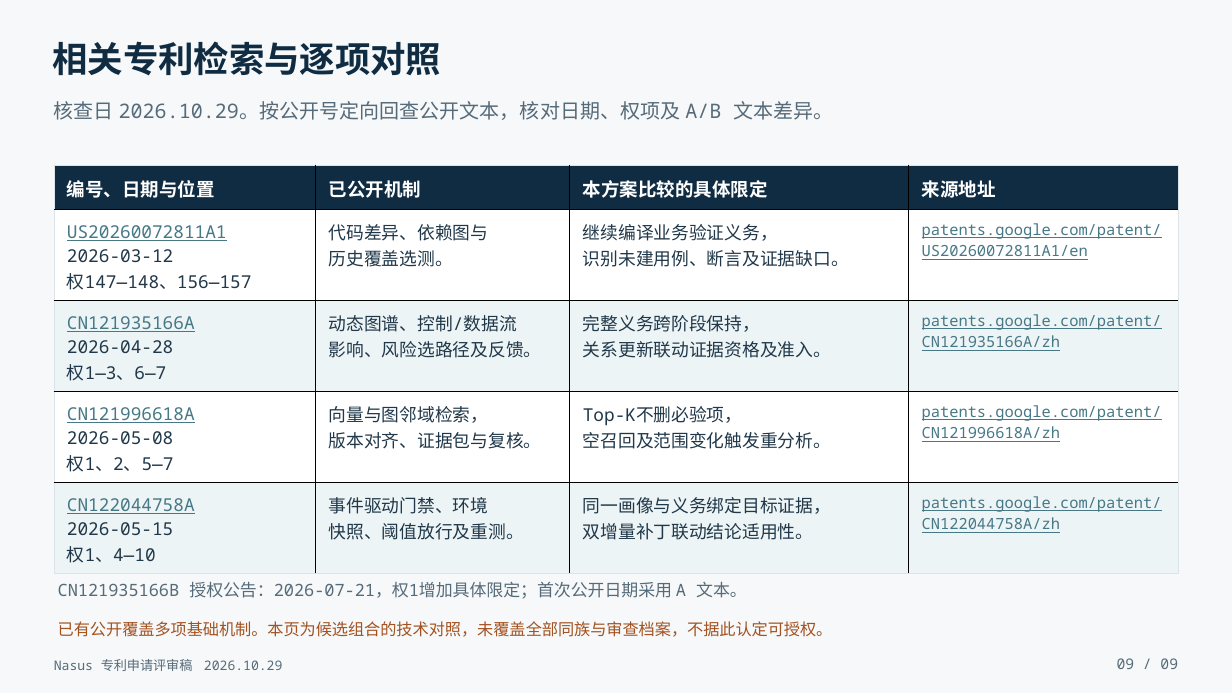
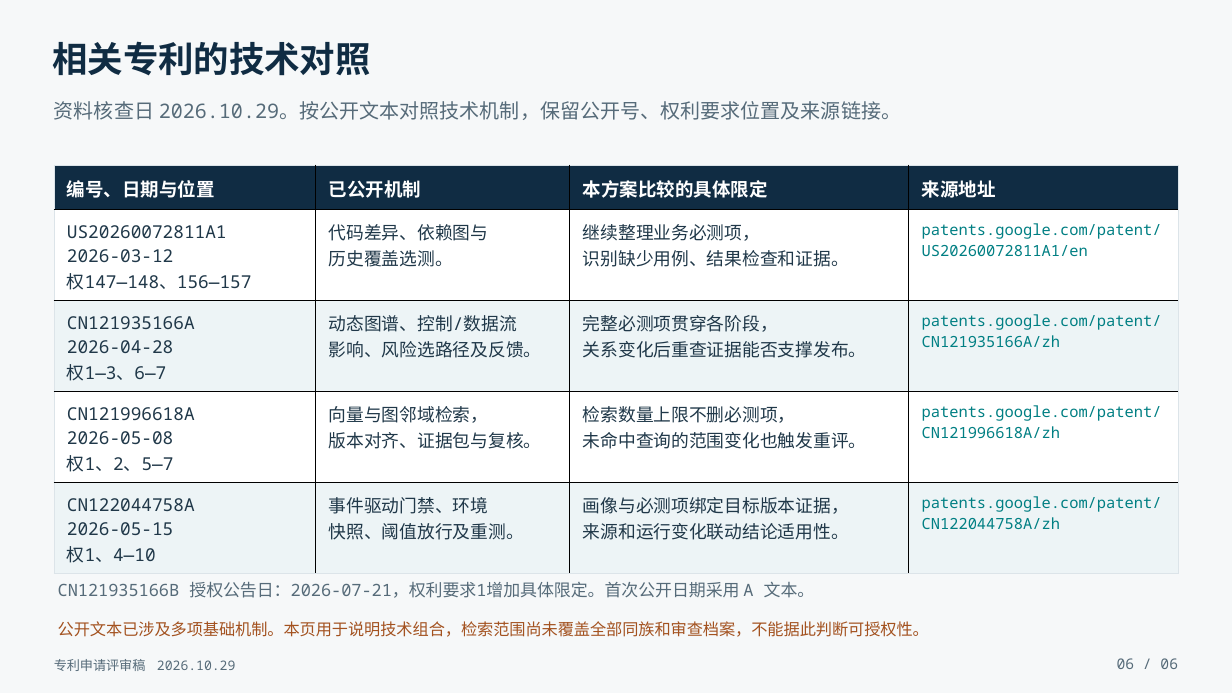
Before and after one commit to kunben-duck/nasus, a slide deck: slide 6 of docs/patents/nasus-art-v2/presentation/Nasus_专利申请评审_9页_20261029_v2.pptx (slide 9 before the commit). Drawn at 1232x693 pixels with LibreOffice and Linux fonts; fonts in the diff are those of the drawing. Boxes give left, top, right and bottom in pixels: in the first picture for what was removed or moved away, otherwise in the second. Text is boxed around its words. In the diff, an @@ line names an element or a change of style, - is before the commit and + after.

Commit message:
docs: refine agent-driven patent review presentation and materials

```diff
--- a/docs/patents/nasus-art-v2/presentation/Nasus_专利申请评审_9页_20261029_v2.pptx
+++ b/docs/patents/nasus-art-v2/presentation/Nasus_专利申请评审_9页_20261029_v2.pptx
@@ text at (52, 41, 370, 76): text changed @@
-相关专利检索与逐项对照
+相关专利的技术对照
@@ text at (54, 101, 901, 120): text changed @@
-核查日 2026.10.29。按公开号定向回查公开文本，核对日期、权项及 A/B 文本差异。
+资料核查日 2026.10.29。按公开文本对照技术机制，保留公开号、权利要求位置及来源链接。
@@ table at (54, 165, 1178, 567) @@
-row 2, column 3: 继续编译业务验证义务， / 识别未建用例、断言及证据缺口。
+row 2, column 3: 继续整理业务必测项， / 识别缺少用例、结果检查和证据。
-row 3, column 3: 完整义务跨阶段保持， / 关系更新联动证据资格及准入。
+row 3, column 3: 完整必测项贯穿各阶段， / 关系变化后重查证据能否支撑发布。
-row 4, column 3: Top-K不删必验项， / 空召回及范围变化触发重分析。
+row 4, column 3: 检索数量上限不删必测项， / 未命中查询的范围变化也触发重评。
-row 5, column 3: 同一画像与义务绑定目标证据， / 双增量补丁联动结论适用性。
+row 5, column 3: 画像与必测项绑定目标版本证据， / 来源和运行变化联动结论适用性。
@@ text colour #467886 to #203849 in "US20260072811A1", "CN121935166A", "CN121996618A", "CN122044758A" @@
@@ underline off in "US20260072811A1", "patents.google.com/patent/", "US20260072811A1/en", "CN121935166A" and 8 more places @@
@@ text colour #467886 to #007F83 in "patents.google.com/patent/", "US20260072811A1/en", "patents.google.com/patent/", "CN121935166A/zh" and 4 more places @@
@@ text at (58, 582, 815, 598): text changed @@
-CN121935166B 授权公告：2026-07-21，权1增加具体限定；首次公开日期采用 A 文本。
+CN121935166B 授权公告日：2026-07-21，权利要求1增加具体限定。首次公开日期采用 A 文本。
@@ text at (58, 621, 929, 637): text changed @@
-已有公开覆盖多项基础机制。本页为候选组合的技术对照，未覆盖全部同族与审查档案，不据此认定可授权。
+公开文本已涉及多项基础机制。本页用于说明技术组合，检索范围尚未覆盖全部同族和审查档案，不能据此判断可授权性。
@@ text at (54, 659, 236, 671): text changed @@
-Nasus 专利申请评审稿 2026.10.29
+专利申请评审稿 2026.10.29
@@ text at (1117, 658, 1178, 669): text changed @@
-09 / 09
+06 / 06
```
Also in this commit, not shown: 4 other slides changed, 1 slide added, 4 slides removed, 16 other files.
